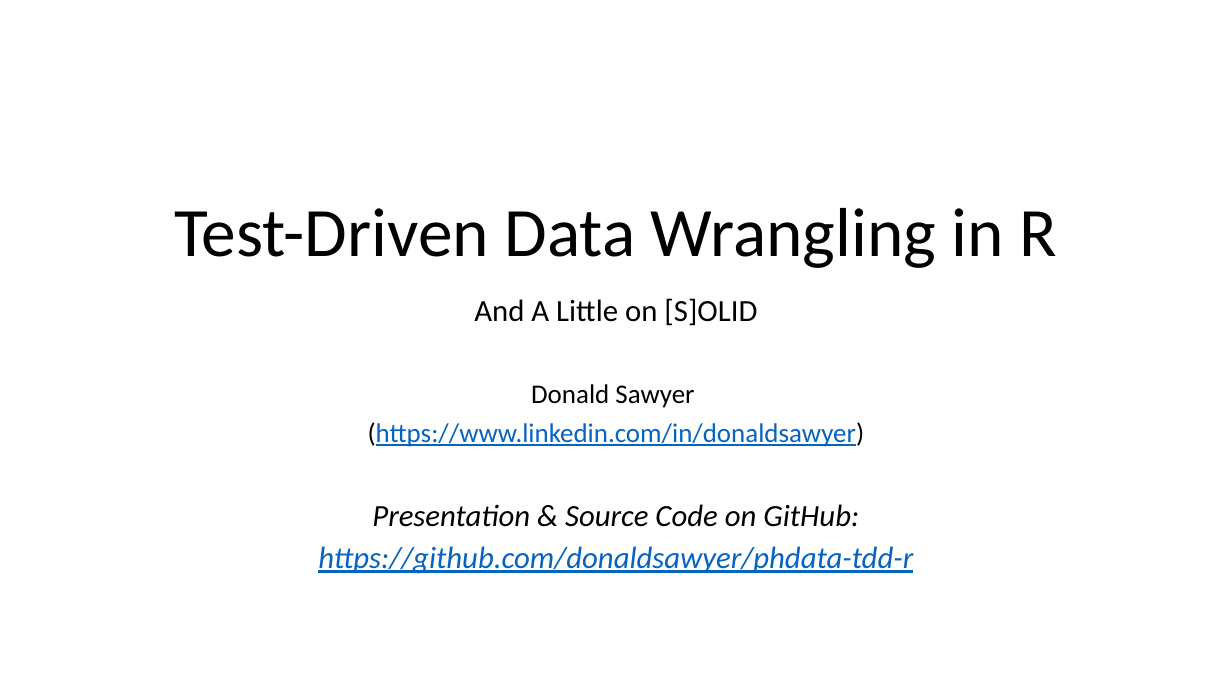
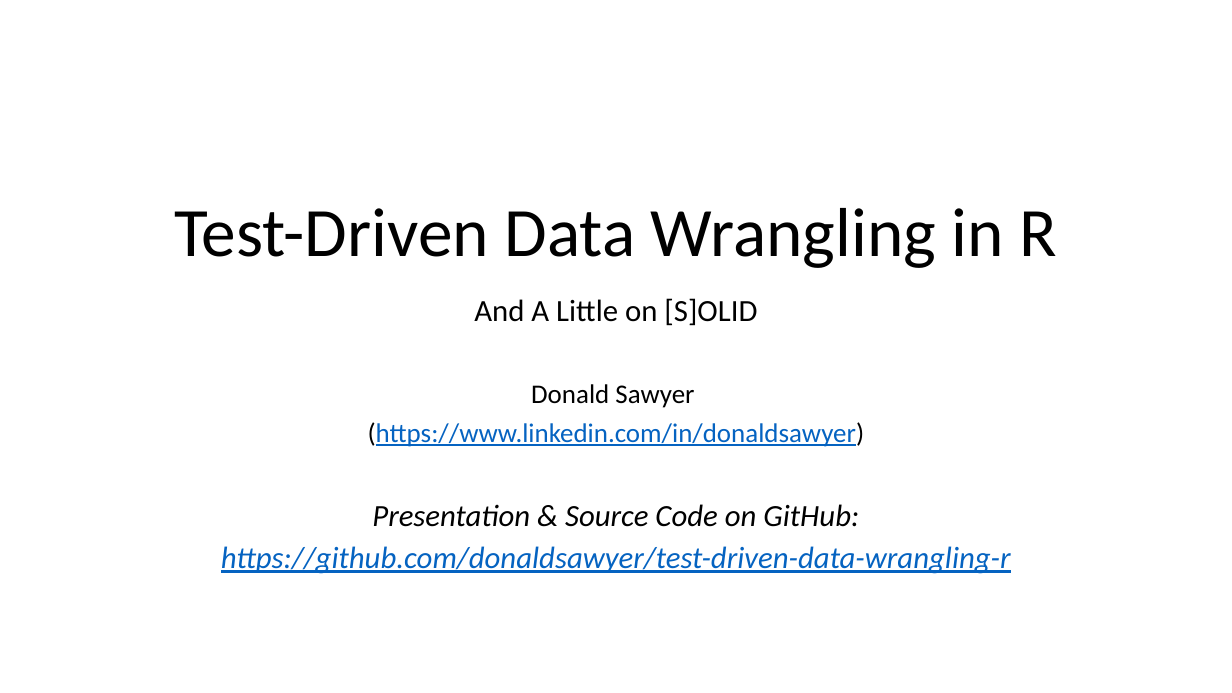
Before and after one commit to donaldsawyer/test-driven-data-wrangling-r, a slide deck: slide 1 of test_driven_data_wrangling_r.pptx. Drawn at 1232x693 pixels with LibreOffice and Linux fonts; fonts in the diff are those of the drawing. Boxes give left, top, right and bottom in pixels: in the first picture for what was removed or moved away, otherwise in the second. Text is boxed around its words. In the diff, an @@ line names an element or a change of style, - is before the commit and + after.

Commit message:
Updated repo in pptx, created pdf

```diff
--- a/test_driven_data_wrangling_r.pptx
+++ b/test_driven_data_wrangling_r.pptx
@@ subtitle at (221, 546, 1011, 574): text changed @@
-https://github.com/donaldsawyer/phdata-tdd-r
+https://github.com/donaldsawyer/test-driven-data-wrangling-r
```
Also in this commit, not shown: 1 other file.
